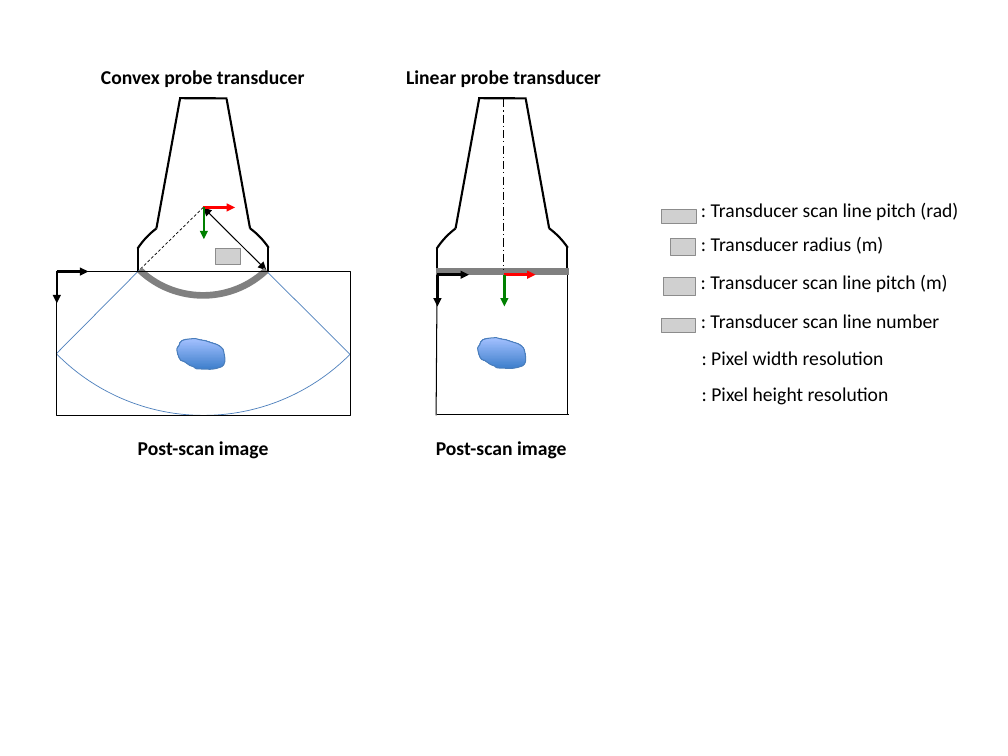
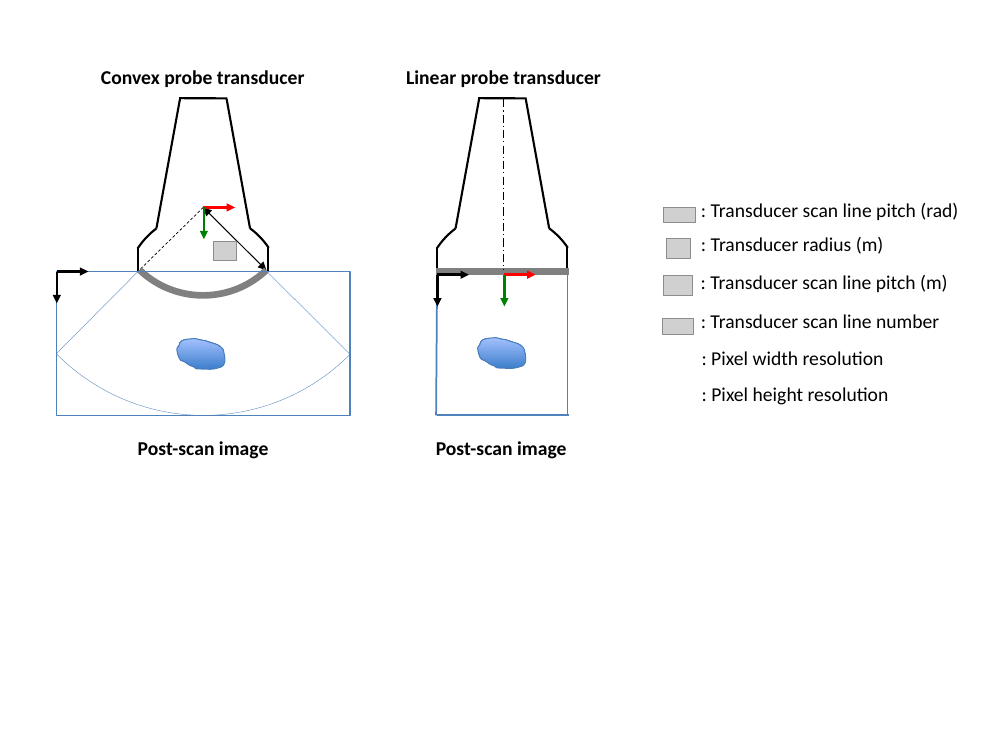
Before and after one commit to lagadic/ustk, a slide deck: slide 4 of doc/image/img-usProbeSettings.pptx. Drawn at 1008x756 pixels with LibreOffice and Linux fonts; fonts in the diff are those of the drawing; grey boxes stand for pictures; background and template pictures are left out. Boxes give left, top, right and bottom in pixels: in the first picture for what was removed or moved away, otherwise in the second. Text is boxed around its words. In the diff, an @@ line names an element or a change of style, - is before the commit and + after.

```diff
--- a/doc/image/img-usProbeSettings.pptx
+++ b/doc/image/img-usProbeSettings.pptx
@@ arc (boxed as its full ellipse) at [0, 3, 409, 415]: outline #4F81BD 0.5 pt to #4F81BD 0.25 pt @@
@@ picture: place and size @@
-picture at [670, 239, 696, 256]
+picture at [666, 239, 690, 258]
@@ picture added at [213, 241, 237, 260] @@
@@ picture removed at [216, 248, 241, 265] @@
@@ line (139, 270) - (56, 354): stroke #4F81BD 0.5 pt to #4F81BD 0.25 pt @@
@@ rectangle at [56, 271, 350, 415]: outline #000000 0.75 pt to #4F81BD 1.25 pt @@
@@ line (268, 272) - (350, 355): stroke #4F81BD 0.5 pt to #4F81BD 0.25 pt @@
@@ line (437, 274) - (436, 415): stroke #000000 0.75 pt to #4F81BD 1.25 pt @@
@@ line (568, 274) - (568, 415): stroke #000000 0.75 pt to #4F81BD 1.25 pt @@
@@ picture: place and size @@
-picture at [663, 277, 696, 295]
+picture at [663, 276, 692, 295]
@@ line (436, 415) - (569, 415): stroke #000000 0.75 pt to #4F81BD 1.25 pt @@
```
Also in this commit, not shown: 5 other slides changed, 3 slides added, 1 slide removed, 27 other files.
